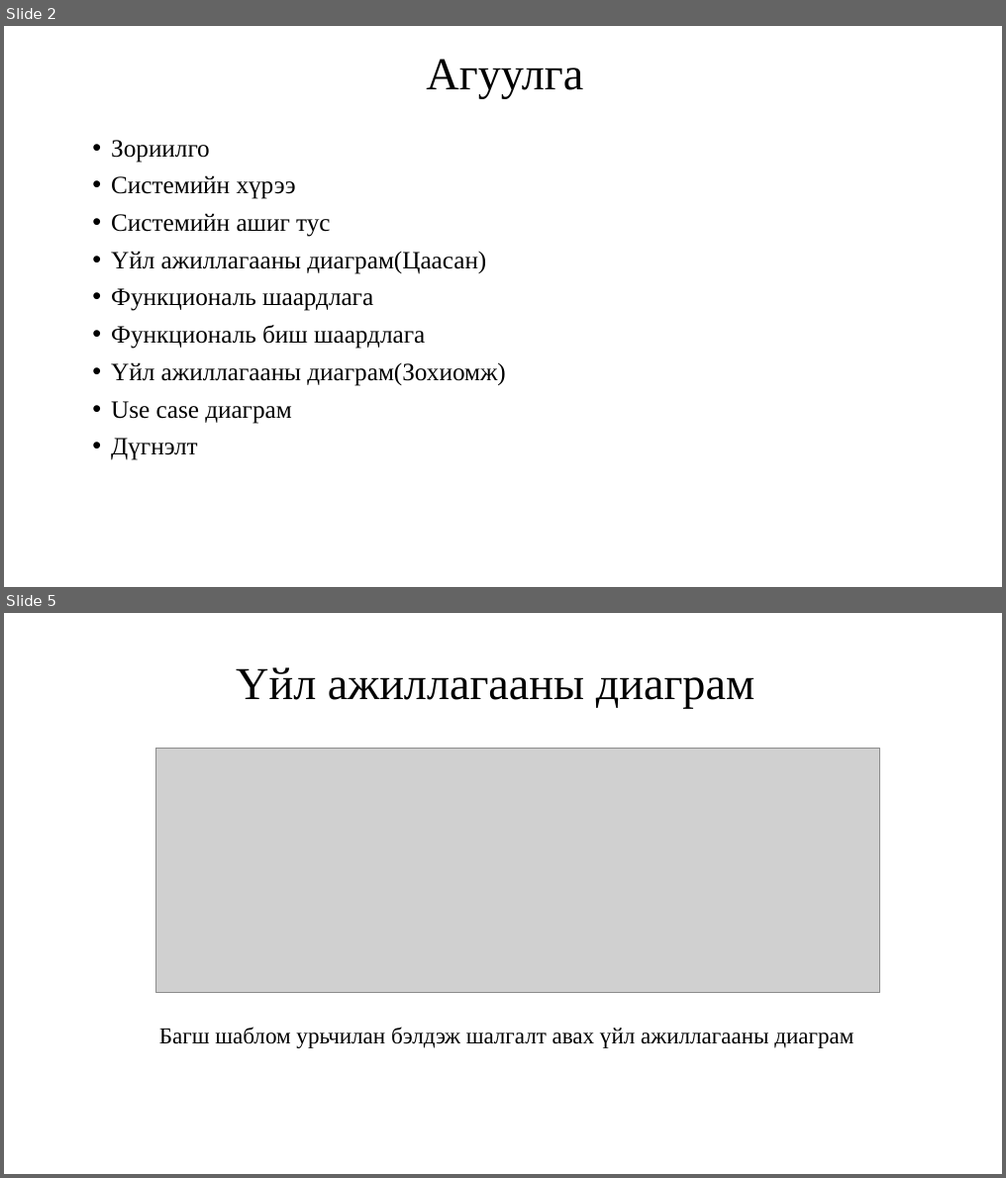
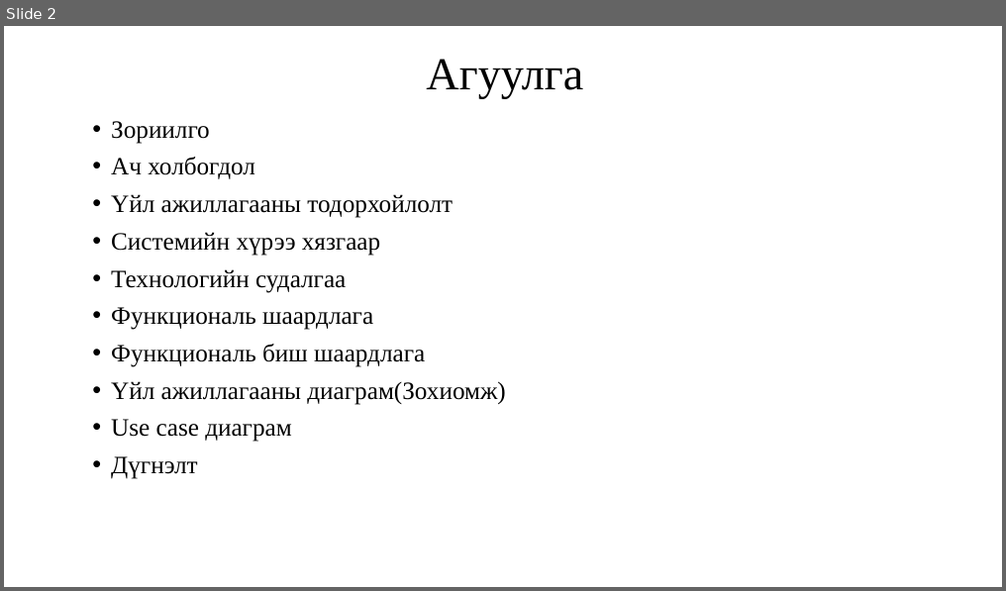
Before and after one commit to Munkhtuvshin/lat, a slide deck: diplom.odp. Shown one above the other, each under a label of ours: slides 2 and 5 before the commit, slide 2 after it; the slides between them are not shown. The pictures are 1006x1178 and 1006x591 pixels, drawn with LibreOffice and Linux fonts; fonts in the diff are those of the drawing; grey boxes stand for pictures. Boxes give left, top, right and bottom in pixels: in the first picture for what was removed or moved away, otherwise in the second. Text is boxed around its words. In the diff, an @@ line names an element or a change of style, - is before the commit and + after.

```diff
--- a/diplom.odp
+++ b/diplom.odp
@@ slide 5 removed at (4,613,1002,1174), background #FFFFFF @@
@@ text removed at (236,667,754,709) @@
-Үйл ажиллагааны диаграм
@@ picture removed at (156,748,880,992) @@
@@ text removed at (159,1027,853,1049) @@
-Багш шаблом урьчилан бэлдэж шалгалт авах үйл ажиллагааны диаграм
@@ slide 2 changed as well @@
@@ text at (111,157,452,293): text changed @@
-• Системийн хүрээ
-• Системийн ашиг тус
-• Үйл ажиллагааны диаграм(Цаасан)
+• Ач холбогдол
+• Үйл ажиллагааны тодорхойлолт
+• Системийн хүрээ хязгаар
+• Технологийн судалгаа
```
Also in this commit, not shown: 2 other slides changed, 10 slides added, 22 other slides removed, 11 other files.
